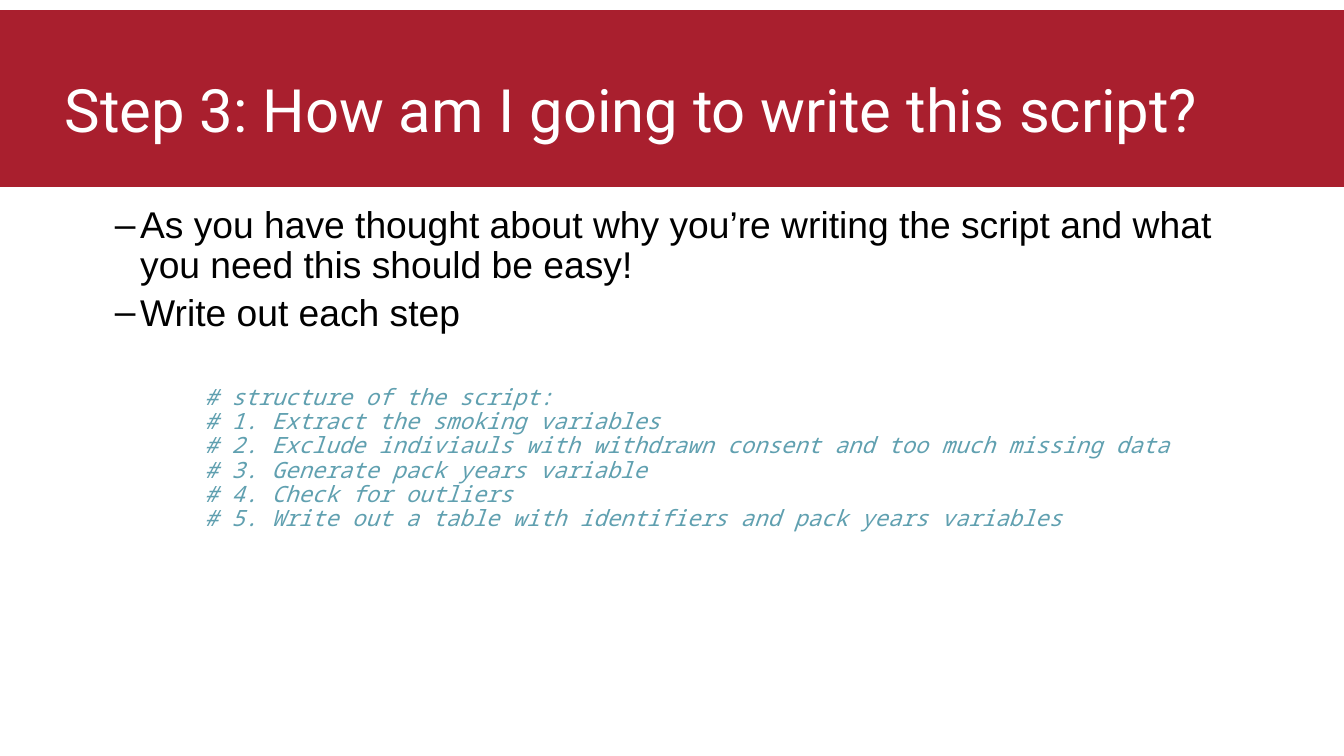
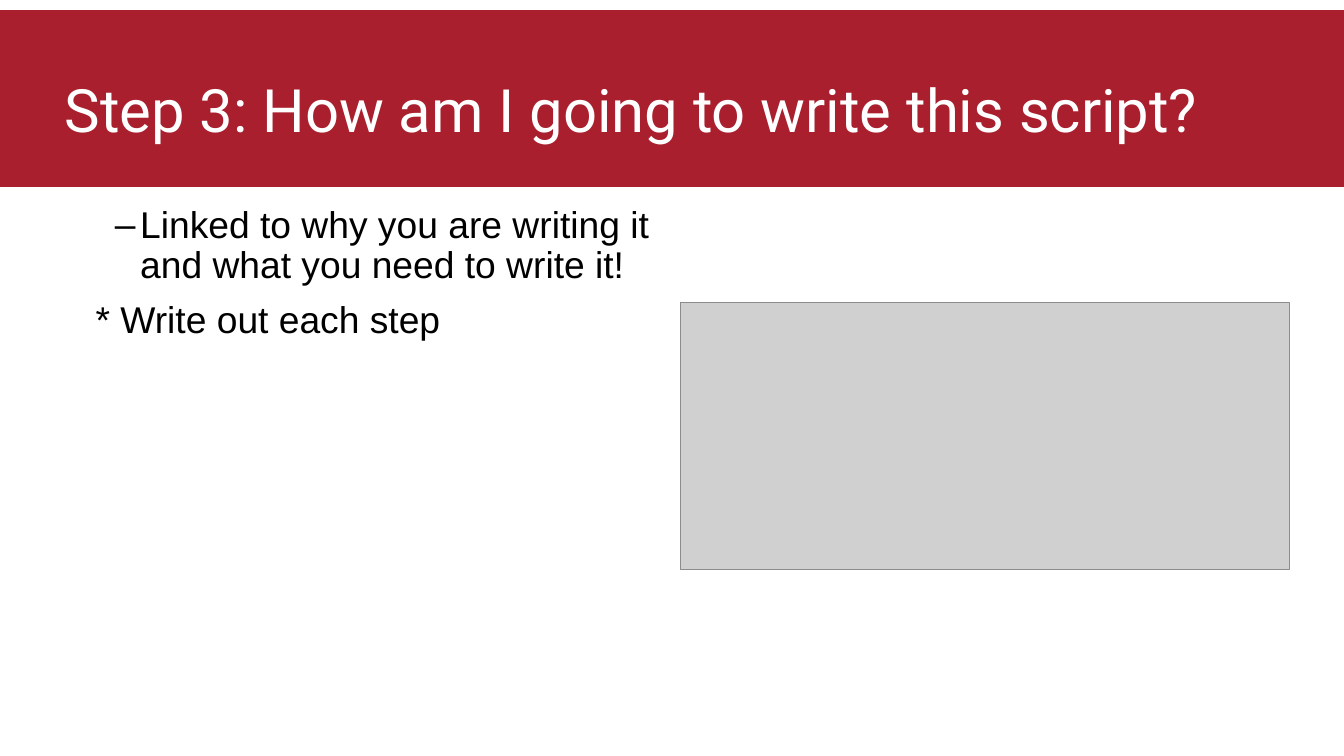
Before and after one commit to thomasbattram/how_to_write_a_script, a slide deck: slide 13 of slides/how_to_write_a_script.pptx (slide 8 before the commit). Drawn at 1344x756 pixels with LibreOffice and Linux fonts; fonts in the diff are those of the drawing; grey boxes stand for pictures; background and template pictures are left out. Boxes give left, top, right and bottom in pixels: in the first picture for what was removed or moved away, otherwise in the second. Text is boxed around its words. In the diff, an @@ line names an element or a change of style, - is before the commit and + after.

Commit message:
updated powerpoint with rstudio screenshots and manually tidied some things to make it look a bit better

```diff
--- a/slides/how_to_write_a_script.pptx
+++ b/slides/how_to_write_a_script.pptx
@@ text at <box>120,211,649,340</box>: text changed; size 16 to 26.7 pt; font Noto Sans Mono to Arial; text colour #60A0B0 to #000000; italic off @@
-  – As you have thought about why you’re writing the script and what you need this should be easy!
-  – Write out each step
-# structure of the script:
-# 1. Extract the smoking variables
-# 2. Exclude indiviauls with withdrawn consent and too much missing data
-# 3. Generate pack years variable
-# 4. Check for outliers
-# 5. Write out a table with identifiers and pack years variables
+  – Linked to why you are writing it and what you need to write it!
+* Write out each step
@@ picture added at <box>681,302,1290,570</box> @@
```
Also in this commit, not shown: 10 other slides changed, 6 slides added, 12 other files.
